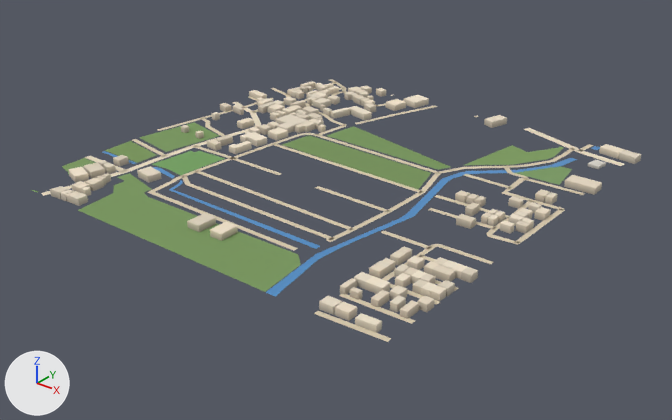
Renders of the glTF model public/assets/bengaluru-region-v1/tiles/t11_18-l1.glb from each side of a commit.
Camera for both pictures: a camera (50 mm lens) standing at (6358.0, 8490.0, 421.0) and looking at (5763.0, 9233.0, -40.0). The axes (+X, +Y, +Z) are drawn at lower left. The lights are the same throughout. The picture after the commit comes second. Vertices at exactly the same position are counted once.

In view in the first picture: 'building', 'ground', 'water'.
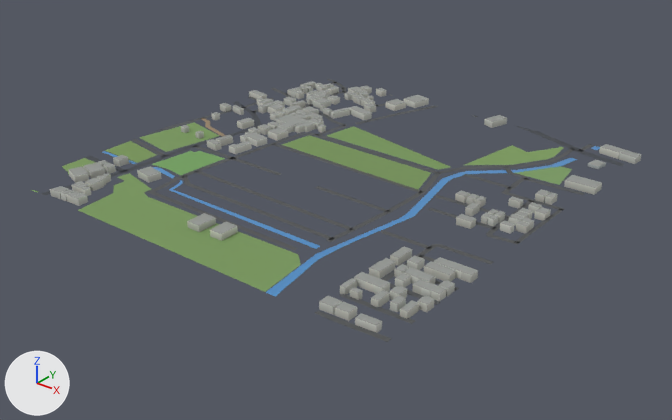
Location of each change, [x1, y1, x2, y2] in pixels of the pictures (672 x 420 px; the box of a moved part takes in the faces that stretch with it):
```json
{"part": 1, "of": "me_building", "change": "recoloured", "before": [50, 81, 641, 333], "after": [50, 81, 641, 333]}
{"part": 2, "of": "me_ground", "change": "moved or reshaped", "before": [232, 79, 624, 166], "after": [233, 79, 624, 166]}
{"part": 3, "of": "me_ground", "change": "moved or reshaped", "before": [85, 118, 585, 342], "after": [85, 118, 585, 342]}
{"part": 4, "of": "me_ground", "change": "recoloured", "before": [41, 81, 624, 324], "after": [41, 81, 624, 324]}
```

The change, as JSON lines over the scene's bpy script:
```json
{"block": "me_building", "where": "# used by ob_building; location = (5500.0, 9000.0, 0.0)"}
{"op": "remove", "block": "me_building", "code": "me_building.from_pydata(...)  # 1280 vertices, 1639 faces; spans x -2.0..510.0, y 5.0..507.0, z 0.0..8.0"}
{"op": "add", "block": "me_building", "code": "me_building.from_pydata(...)  # 1280 vertices, 1972 faces; spans x -2.0..510.0, y 5.0..507.0, z 0.0..8.0"}
{"block": "me_building", "change": "me_building part 1: 1639 kept faces spanning x -2.0..510.0, y 5.0..507.0, z 0.0..8.0 get new vertex colours"}
{"block": "me_building", "change": "edits to the shape of me_building do not show in these pictures"}
{"block": "me_ground", "where": "# used by ob_ground; location = (5500.0, 9000.0, 0.0)"}
{"op": "remove", "block": "me_ground", "code": "me_ground.from_pydata(...)  # 762 vertices, 698 faces; spans x -3.0..502.0, y -1.0..505.0, z 1.0"}
{"op": "add", "block": "me_ground", "code": "me_ground.from_pydata(...)  # 776 vertices, 712 faces; spans x 0.0..500.0, y 0.0..500.0, z 1.0"}
{"block": "me_ground", "change": "me_ground part 2"}
{"block": "me_ground", "change": "16 vertices are removed from x -1.0..387.0, y 339.0..503.0, z 1.0"}
{"block": "me_ground", "change": "18 faces are deleted"}
{"block": "me_ground", "change": "11 vertices move from x 1.0..501.0, y 347.0..505.0, z 1.0 to x 0.0..500.0, y 339.0..500.0, z 1.0"}
{"block": "me_ground", "change": "19 vertices are added at x 0.0..389.0, y 347.0..500.0, z 1.0"}
{"block": "me_ground", "change": "21 new faces join them"}
{"block": "me_ground", "change": "me_ground part 3"}
{"block": "me_ground", "change": "16 vertices are removed from x -3.0..500.0, y 1.0..221.0, z 1.0"}
{"block": "me_ground", "change": "53 faces are deleted"}
{"block": "me_ground", "change": "4 vertices in x 470.0..501.0, y 212.0..282.0, z 1.0 move by (-1.0, 0.0, 0.0)"}
{"block": "me_ground", "change": "13 vertices move from x 3.0..502.0, y -1.0..358.0, z 1.0 to x 2.0..500.0, y 0.0..359.0, z 1.0"}
{"block": "me_ground", "change": "27 vertices are added at x 0.0..500.0, y 0.0..365.0, z 1.0"}
{"block": "me_ground", "change": "64 new faces join them"}
{"block": "me_ground", "change": "me_ground part 4: 380 kept faces spanning x 0.0..500.0, y 0.0..500.0, z 1.0 get new vertex colours; the middle colour goes from beige #d7c9ae to dark grey #535556"}
{"block": "me_ground", "change": "other edits to the shape of me_ground do not show in these pictures"}
```
